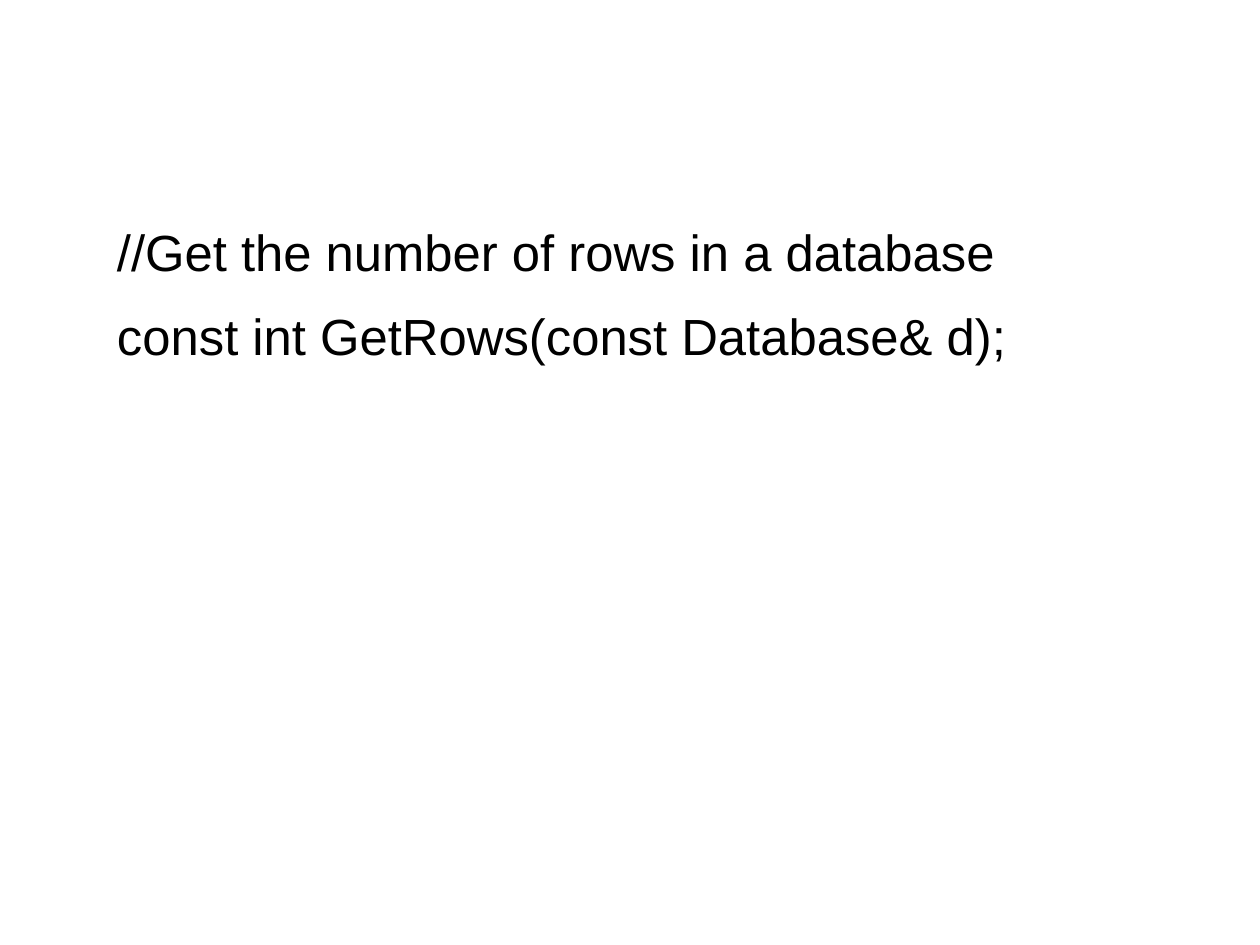
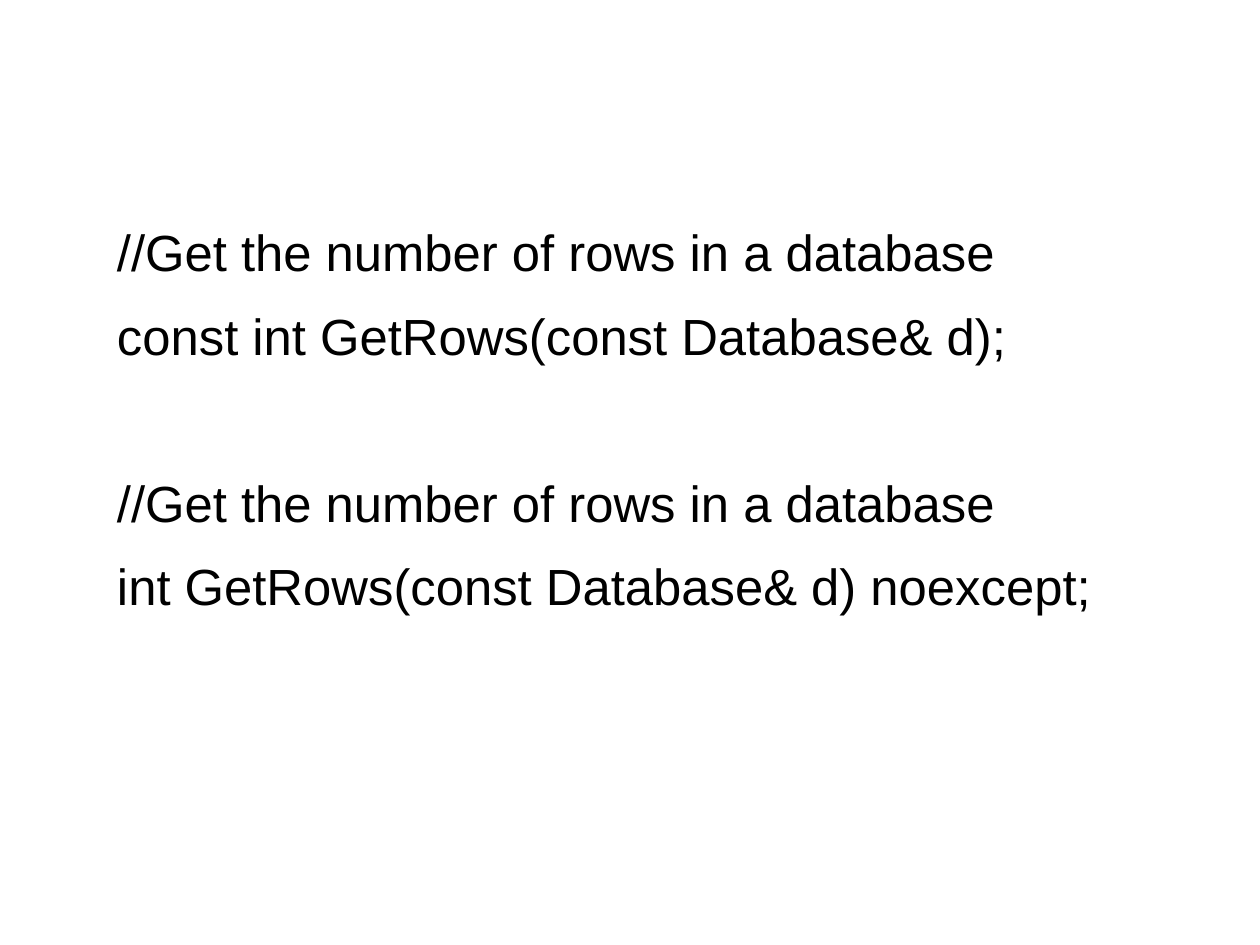
Before and after one commit to richelbilderbeek/CppPresentations, a slide deck: slide 4 of FunctionDesign/FunctionDesign.odp (slide 3 before the commit). Drawn at 1260x945 pixels with LibreOffice and Linux fonts; fonts in the diff are those of the drawing. Boxes give left, top, right and bottom in pixels: in the first picture for what was removed or moved away, otherwise in the second. Text is boxed around its words. In the diff, an @@ line names an element or a change of style, - is before the commit and + after.

```diff
--- a/FunctionDesign/FunctionDesign.odp
+++ b/FunctionDesign/FunctionDesign.odp
@@ text at (117,485,1090,616): paragraphs added @@
+//Get the number of rows in a database
+int GetRows(const Database& d) noexcept;
```
Also in this commit, not shown: 10 other slides changed, 1 slide added.
